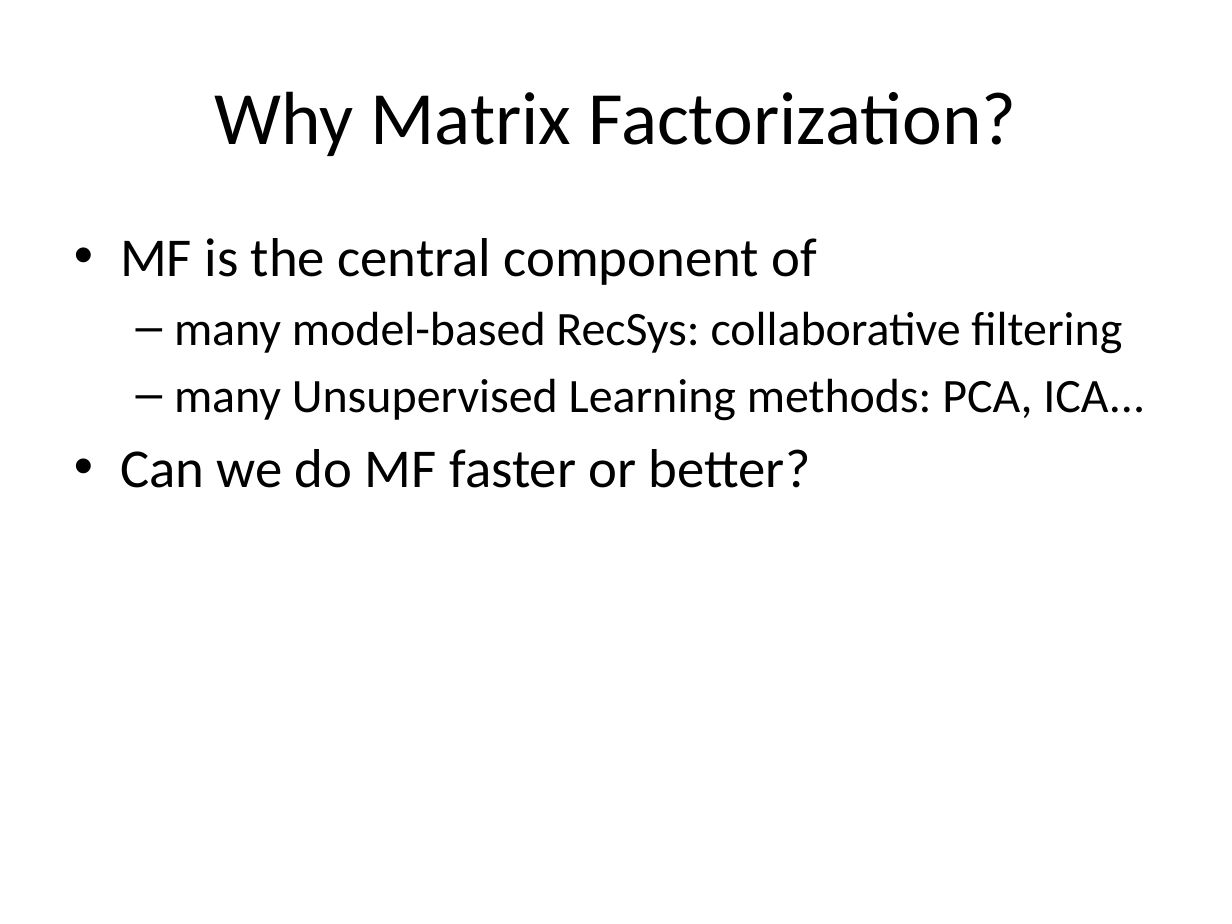
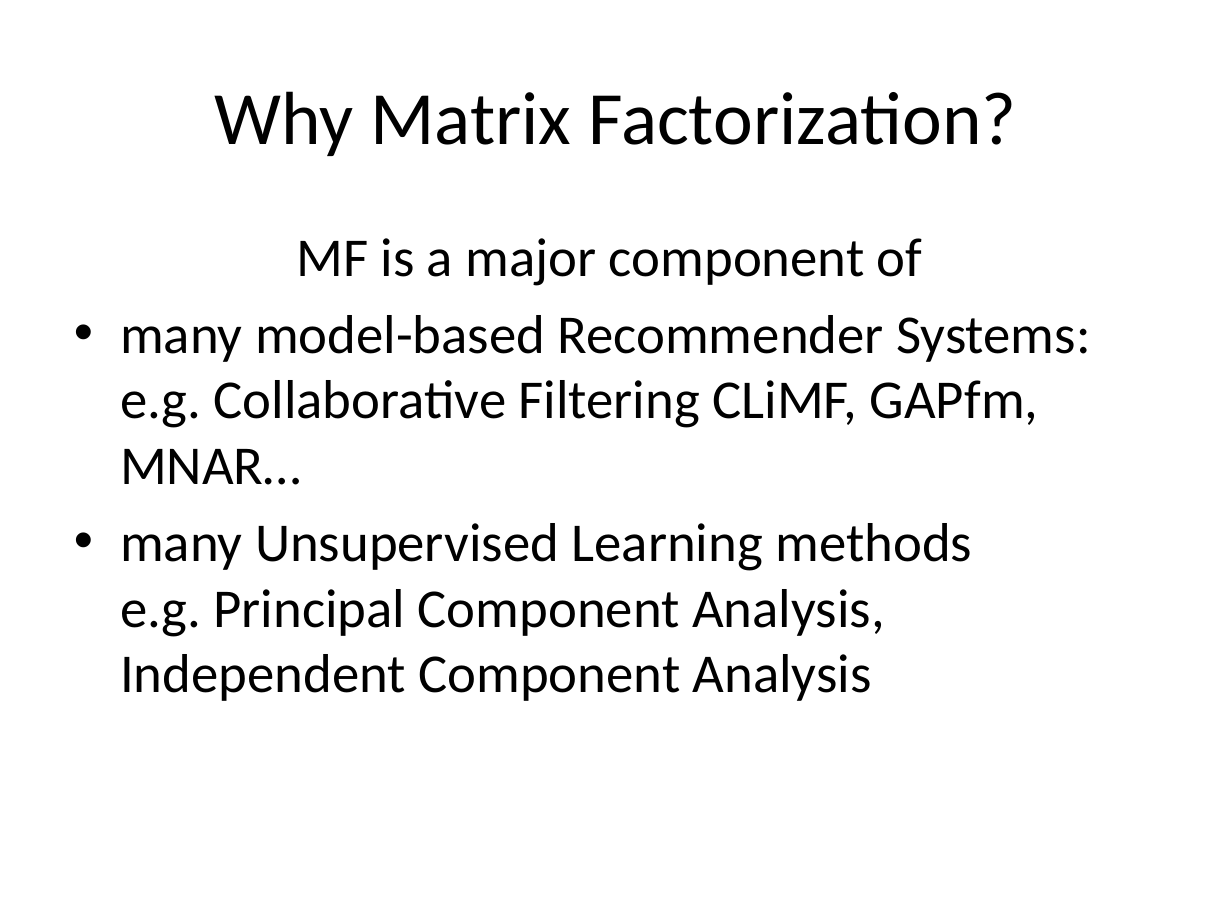
Before and after one commit to jamestklo/MatrixFactorizationMatlab, a slide deck: slide 2 of cs534L-SAGmf.pptx. Drawn at 1232x924 pixels with LibreOffice and Linux fonts; fonts in the diff are those of the drawing. Boxes give left, top, right and bottom in pixels: in the first picture for what was removed or moved away, otherwise in the second. Text is boxed around its words. In the diff, an @@ line names an element or a change of style, - is before the commit and + after.

```diff
--- a/cs534L-SAGmf.pptx
+++ b/cs534L-SAGmf.pptx
@@ text at [120, 238, 1090, 701]: text changed; size 28 to 32 pt @@
-• MF is the central component of
-  – many model-based RecSys: collaborative filtering
-  – many Unsupervised Learning methods: PCA, ICA...
-• Can we do MF faster or better?
+MF is a major component of
+• many model-based Recommender Systems:
+  e.g. Collaborative Filtering CLiMF, GAPfm, MNAR…
+• many Unsupervised Learning methods
+  e.g. Principal Component Analysis, Independent Component Analysis
```
Also in this commit, not shown: 23 other slides changed, 20 slides added, 5 slides removed, 1 other file.
